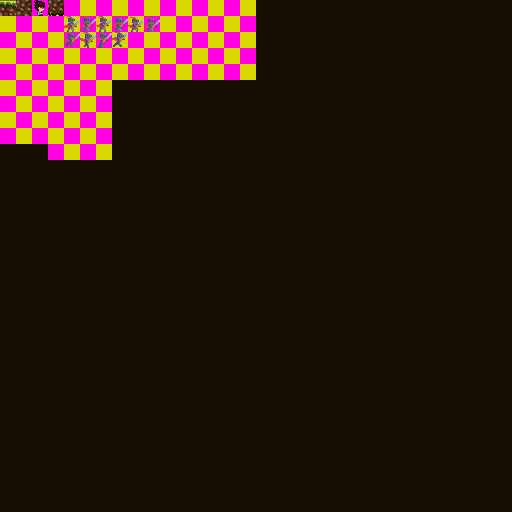
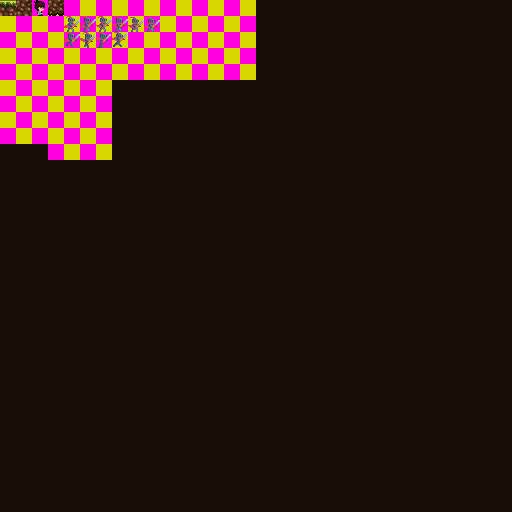
Layered file, before and after one edit (w=512, h=512). Changes by layer:
painted on "Pasted Layer" over (x1=95, y1=32, x2=124, y2=37)
